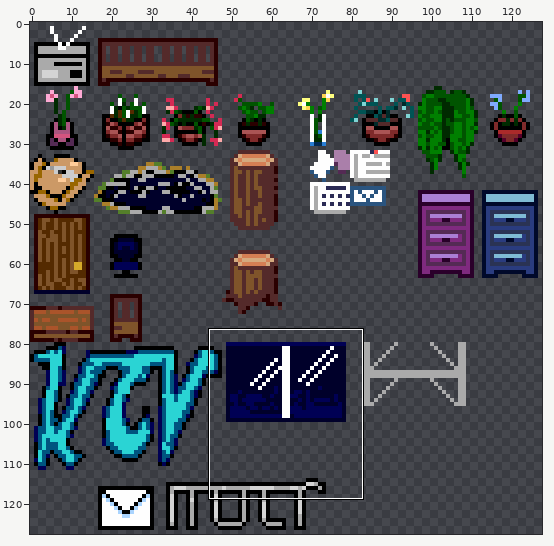
Edited in one commit: sprite sheet (sprites/world/building/spr_decor.png). The picture above shows the old version from afar; the outline marks the close-up.
Close-up. The starting point:
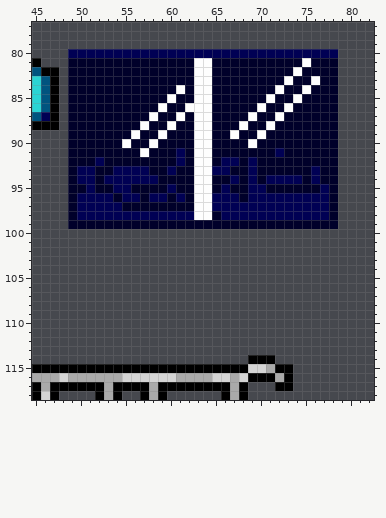
The file is 128x128 pixels. Shown: x 45..82, y 77..118.
After the commit:
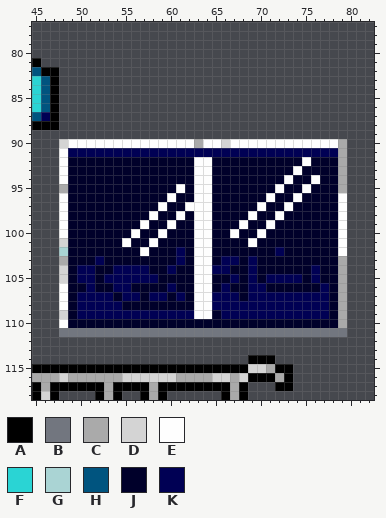
Palette (. is transparent): A #000000  B #72767f  C #aaaaaa  D #d4d4d4  E #fefefe  F #2ad4d4  G #aad4d4  H #00547f  J #00002a  K #000054
Changes in this commit:
Changed rows in their new state; - is an unchanged pixel.
first column x 48:
 80 -..............................-
 81 -..............................-
 82 -..............................-
 83 -..............................-
 84 -..............................-
 85 -..............................-
 86 -..............................-
 87 -..............................-
 88 -..............................-
 89 -..............................-
 90 DEEEEEE-EE-EEEEC-EDEE-EEEEEEEEEC
 91 EKKKKKKKKKKKK-KKKKKKKKKK-KKKKKKC
 92 E---J--------J----JJ-J-----E---C
 93 E-JJ--JJJJ--J----JJ--J----E-J--C
 94 E-JJ-JJJJJJ--------J-J-JJEJ-E--C
 95 C--J--JJ----JE----J--JJ-E--E-J-C
 96 E-JJJJ-JJ-JJEJ---JJJ-JJEJJEJJJ-E
 97 E-JJJJJ----E--E--JJJJJEJJEJJJJ-E
 98 E-JJJJJJJJEJJEJ---JJJEJJEJJJJJ-E
 99 E--------E--E--EE---E--E-------E
100 EJJJJJJJEJJEJJJEEJJEJJEJJJJJJJJE
101 DJJJJJJEJJEJJJJEEJJJJEJJJJJJJJJE
102 GJJJJJJJJEJJJKJEEJJJJJJJKJJJJJJE
103 CJJJKJJJJJJJJKJEEJKKJKJJJJJJJJJC
104 DJKKJJKKKKJJKJJEEKKJJKJJJJJJKJJC
105 DJKKJKKKKKKJJJJEEJJKJKJKKKKJKJJC
106 EJJKJJKKJJJJKJJEEJKJJKKJJJJJJKJC
107 EJKKKKJKKJKKJKJEEKKKJKKKKKKKKKJC
108 EJKKKKKJJJJJJJJEEKKKKKKKKKKKKKJC
109 DJKKKKKKKKKKKKKEEJKKKKKKKKKKKKJC
110 EJJJJJJJJJJJJJJJJJJJJJJJJJJJJJJC
111 BBBBBBBBBBBBBBBBBBBBBBBBBBBBBBBB
Where, in picture pixels (left, top, right, bottom), the same in both close-ups:
changed: (59, 49, 347, 337)
